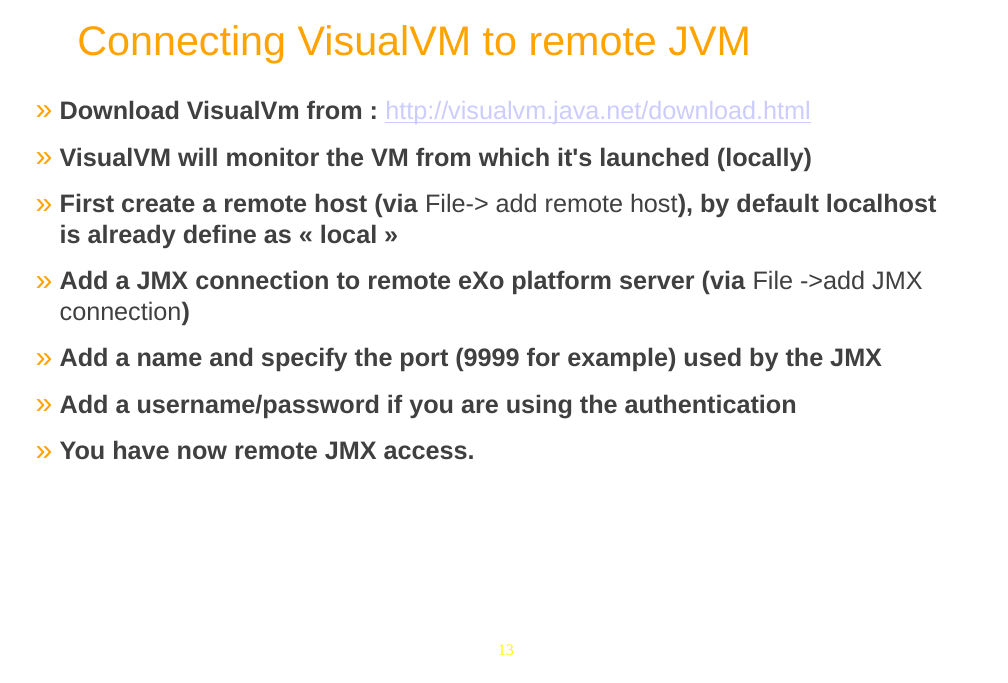
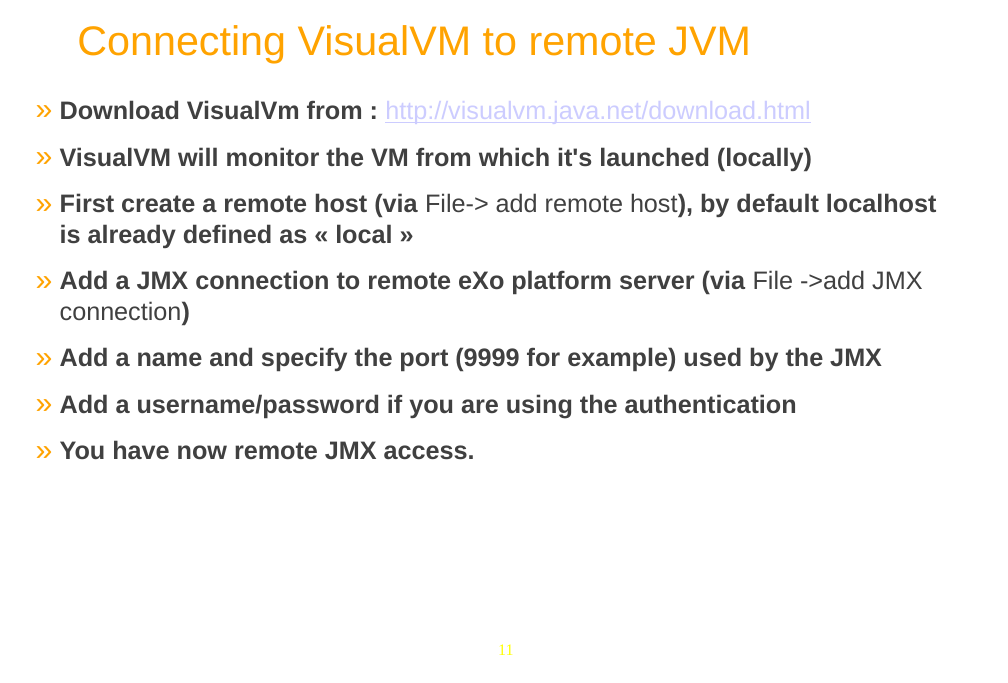
Before and after one commit to anhvurz90/training, a slide deck: slide 11 of exo-sysAdmin/980-JMX-XSys.pptx (slide 13 before the commit). Drawn at 1008x683 pixels with LibreOffice and Linux fonts; fonts in the diff are those of the drawing; background and template pictures are left out. Boxes give left, top, right and bottom in pixels: in the first picture for what was removed or moved away, otherwise in the second. Text is boxed around its words. In the diff, an @@ line names an element or a change of style, - is before the commit and + after.

```diff
--- a/exo-sysAdmin/980-JMX-XSys.pptx
+++ b/exo-sysAdmin/980-JMX-XSys.pptx
@@ text at [60, 193, 937, 248]: text changed @@
-  » First create a remote host (via File-> add remote host), by default localhost is already define as « local »
+  » First create a remote host (via File-> add remote host), by default localhost is already defined as « local »
@@ page number at [498, 644, 513, 655]: text changed @@
-13
+11
```
Also in this commit, not shown: 11 other slides changed, 2 slides removed, 4 other files.
